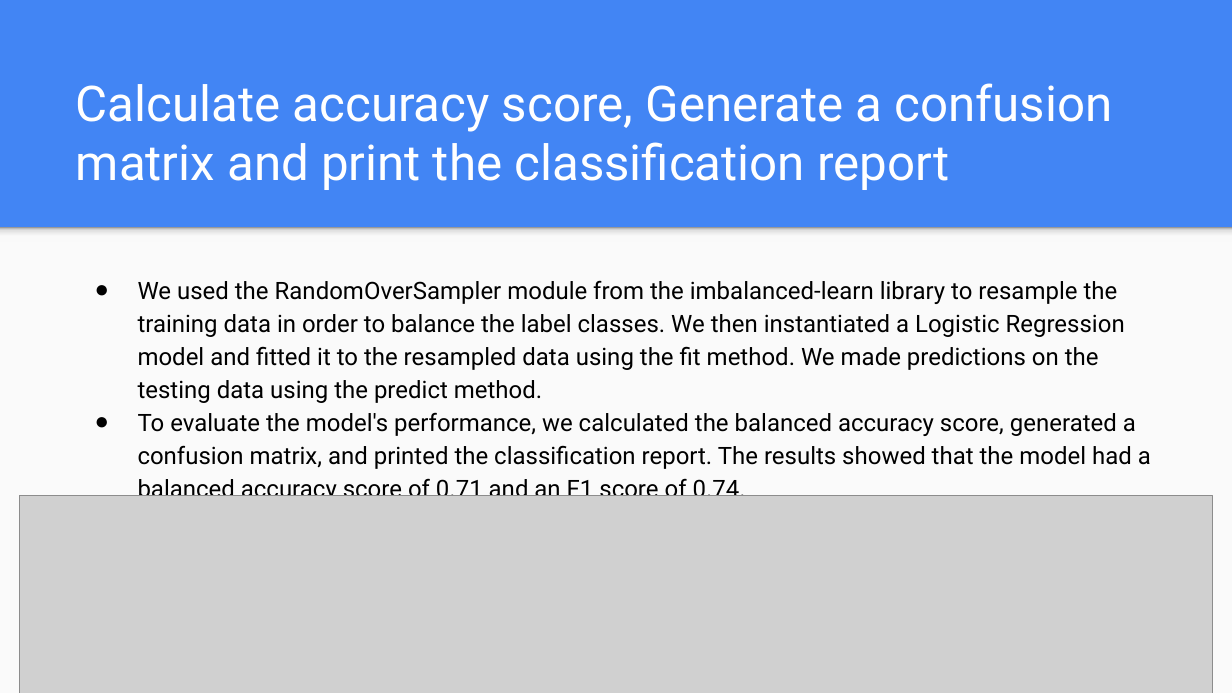
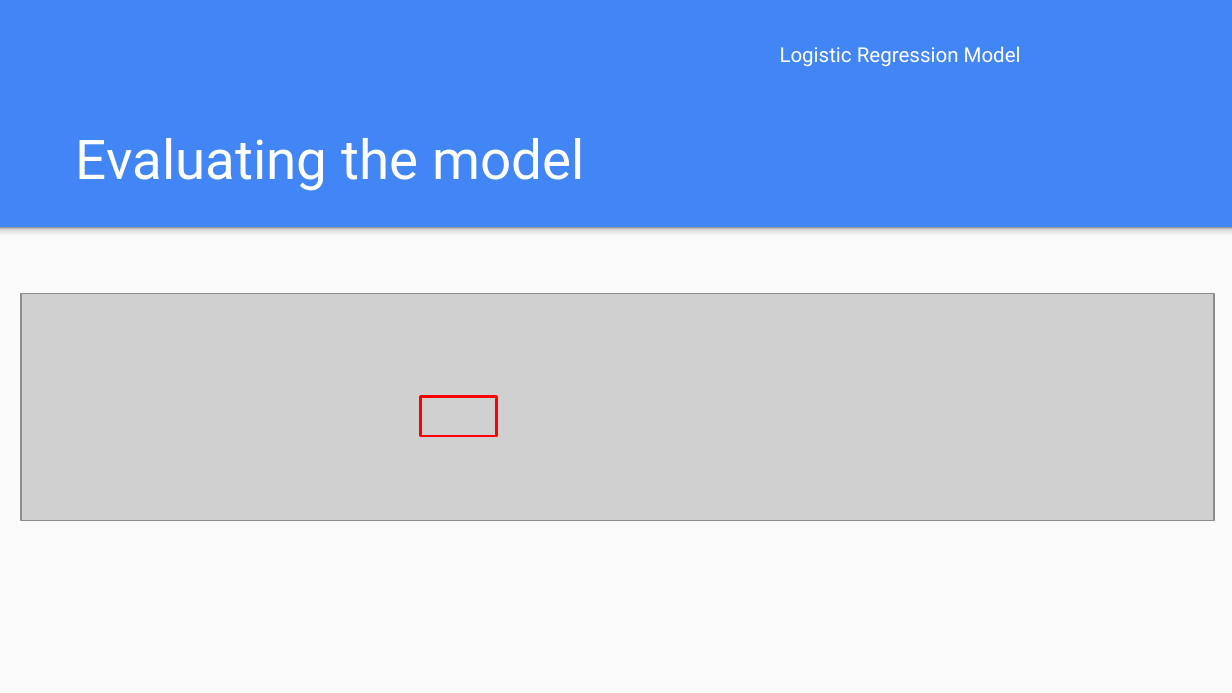
Before and after one commit to apakuki/FinTechBC-Project2, a slide deck: slide 15 of Customer Churn Prediction.pptx. Drawn at 1232x693 pixels with LibreOffice and Linux fonts; fonts in the diff are those of the drawing; grey boxes stand for pictures. Boxes give left, top, right and bottom in pixels: in the first picture for what was removed or moved away, otherwise in the second. Text is boxed around its words. In the diff, an @@ line names an element or a change of style, - is before the commit and + after.

```diff
--- a/Customer Churn Prediction.pptx
+++ b/Customer Churn Prediction.pptx
@@ text added at [780, 46, 1021, 67], 12 pt, text #FFFFFF @@
+Logistic Regression Model
@@ title at [76, 138, 585, 191]: text changed; size 28.8 to 32 pt @@
-Calculate accuracy score, Generate a confusion matrix and print the classification report
+Evaluating the model
@@ picture: place and size @@
-picture at [20, 495, 1212, 693]
+picture at [21, 293, 1214, 520]
@@ text removed at [138, 280, 1151, 503] @@
-● We used the RandomOverSampler module from the imbalanced-learn library to resample the training data in order to balance the label classes. We then instantiated a Logistic Regression model and fitted it to the resampled data using the fit method. We made predictions on the testing data using the predict method.
-● To evaluate the model's performance, we calculated the balanced accuracy score, generated a confusion matrix, and printed the classification report. The results showed that the model had a balanced accuracy score of 0.71 and an F1 score of 0.74.
@@ rectangle added at [420, 397, 496, 436], outline #FF0000 1.5 pt @@
```
Also in this commit, not shown: 8 other slides changed, 4 slides added, 4 slides removed, 8 other files.
